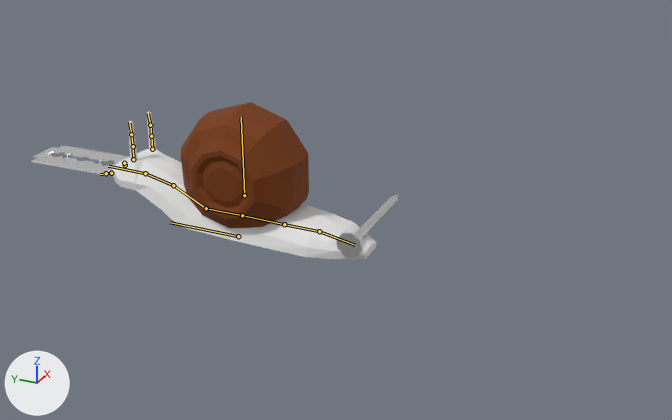
An edit to the FBX model Assets/Models/slimak.fbx, drawn before and after from the same camera.
Camera for both pictures: a camera (50 mm lens) standing at (-20.12, -11.4, 11.24) and looking at (0.26, -2.23, 1.04). Lighting does not change. The marker at lower left points along +X, +Y and +Z. The first picture is the older version. The bones that change, and the others that lie on the model, are drawn over the model as lines.

Names of what the first picture shows: 'Body', 'Cylinder', 'Razor', 'Shell'.
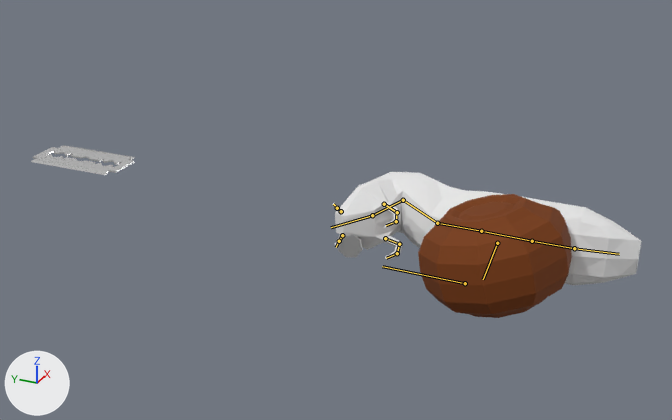
The newer file adds an action. The first version stands in its rest pose; the second is drawn at frame 7 of the action 'Death'.

Patch to the scene script:
```diff
--- a/Assets/Models/slimak.fbx.py
+++ b/Assets/Models/slimak.fbx.py
@@ bone_root @@
 bone_root = bpy.data.objects['Armature'].pose.bones['Root']
-bone_root.location = (0.0, 0.0, 0.0)
+bone_root.location = (0.0, -6.54, 0.0)
@@ bone_neck_001 @@
 bone_neck_001 = bpy.data.objects['Armature'].pose.bones['Neck.001']  # child of 'Root'
-bone_neck_001.location = (0.0, 0.0, 0.0)
-bone_neck_001.rotation_quaternion = (1.0, 0.0, 0.0, 0.0)  # degrees (0, 0, 0)
+bone_neck_001.location = (0.61, 0.25, 0.49)
+bone_neck_001.rotation_quaternion = (0.745, -0.139, -0.65, -0.045)  # degrees (-52, -79, 37)
@@ bone_neck_002 @@
 bone_neck_002 = bpy.data.objects['Armature'].pose.bones['Neck.002']  # child of 'Neck.001'
-bone_neck_002.rotation_quaternion = (1.0, 0.0, 0.0, 0.0)  # degrees (0, 0, 0)
+bone_neck_002.rotation_quaternion = (0.735, 0.582, -0.035, 0.346)  # degrees (69, -27, 32)
@@ bone_head @@
 bone_head = bpy.data.objects['Armature'].pose.bones['Head']  # child of 'Neck.002'
-bone_head.rotation_quaternion = (1.0, 0.0, 0.0, 0.0)  # degrees (0, 0, 0)
+bone_head.rotation_quaternion = (0.976, 0.171, -0.05, -0.125)  # degrees (20, -3, -15)
@@ bone_antenna_l_001 @@
 bone_antenna_l_001 = bpy.data.objects['Armature'].pose.bones['Antenna_L.001']  # child of 'Head'
-bone_antenna_l_001.rotation_quaternion = (1.0, 0.0, 0.0, 0.0)  # degrees (0, 0, 0)
+bone_antenna_l_001.rotation_quaternion = (0.899, 0.208, 0.307, 0.235)  # degrees (35, 27, 38)
@@ bone_antenna_l_002 @@
 bone_antenna_l_002 = bpy.data.objects['Armature'].pose.bones['Antenna_L.002']  # child of 'Antenna_L.001'
-bone_antenna_l_002.rotation_quaternion = (1.0, 0.0, 0.0, 0.0)  # degrees (0, 0, 0)
+bone_antenna_l_002.rotation_quaternion = (0.792, -0.564, 0.005, -0.235)  # degrees (-68, -15, -23)
@@ bone_antenna_l_003 @@
 bone_antenna_l_003 = bpy.data.objects['Armature'].pose.bones['Antenna_L.003']  # child of 'Antenna_L.002'
-bone_antenna_l_003.rotation_quaternion = (1.0, 0.0, 0.0, 0.0)  # degrees (0, 0, 0)
+bone_antenna_l_003.rotation_quaternion = (0.956, -0.239, 0.016, -0.169)  # degrees (-28, -3, -19)
@@ bone_antenna_r_001 @@
 bone_antenna_r_001 = bpy.data.objects['Armature'].pose.bones['Antenna_R.001']  # child of 'Head'
-bone_antenna_r_001.rotation_quaternion = (1.0, 0.0, 0.0, 0.0)  # degrees (0, 0, 0)
+bone_antenna_r_001.rotation_quaternion = (0.91, 0.127, 0.284, 0.274)  # degrees (26, 27, 40)
@@ bone_antenna_r_002 @@
 bone_antenna_r_002 = bpy.data.objects['Armature'].pose.bones['Antenna_R.002']  # child of 'Antenna_R.001'
-bone_antenna_r_002.rotation_quaternion = (1.0, 0.0, 0.0, 0.0)  # degrees (0, 0, 0)
+bone_antenna_r_002.rotation_quaternion = (0.869, -0.43, -0.009, -0.245)  # degrees (-50, -13, -25)
@@ bone_antenna_r_003 @@
 bone_antenna_r_003 = bpy.data.objects['Armature'].pose.bones['Antenna_R.003']  # child of 'Antenna_R.002'
-bone_antenna_r_003.rotation_quaternion = (1.0, 0.0, 0.0, 0.0)  # degrees (0, 0, 0)
+bone_antenna_r_003.rotation_quaternion = (0.934, -0.303, 0.004, -0.192)  # degrees (-35, -6, -21)
@@ bone_body_001 @@
 bone_body_001 = bpy.data.objects['Armature'].pose.bones['Body.001']  # child of 'Root'
-bone_body_001.location = (0.0, 0.0, 0.0)
-bone_body_001.rotation_quaternion = (1.0, 0.0, 0.0, 0.0)  # degrees (0, 0, 0)
+bone_body_001.location = (-0.61, 0.0, 0.55)
+bone_body_001.rotation_quaternion = (0.742, 0.0, 0.671, 0.0)  # degrees (0, 84, 0)
@@ bone_body_002 @@
 bone_body_002 = bpy.data.objects['Armature'].pose.bones['Body.002']  # child of 'Body.001'
-bone_body_002.rotation_quaternion = (1.0, 0.0, 0.0, 0.0)  # degrees (0, 0, 0)
+bone_body_002.rotation_quaternion = (1.0, -0.015, 0.0, 0.0)  # degrees (-2, 0, 0)
@@ bone_tail @@
 bone_tail = bpy.data.objects['Armature'].pose.bones['Tail']  # child of 'Body.003'
-bone_tail.rotation_quaternion = (1.0, 0.0, 0.0, 0.0)  # degrees (0, 0, 0)
+bone_tail.rotation_quaternion = (1.0, 0.019, 0.0, 0.0)  # degrees (2, 0, 0)
@@ bone_shell @@
 bone_shell = bpy.data.objects['Armature'].pose.bones['Shell']  # child of 'Root'
-bone_shell.location = (0.0, 0.0, 0.0)
-bone_shell.rotation_quaternion = (1.0, 0.0, 0.0, 0.0)  # degrees (0, 0, 0)
+bone_shell.location = (0.01, 0.01, 0.48)
+bone_shell.rotation_quaternion = (0.719, -0.052, 0.141, 0.678)  # degrees (7, 16, 88)
```

Where the change shows, as pixel boxes (x1, y1, x2, y2) in the pictures (672 x 420 px):
'Shell', posed (20% wider): before (181, 102, 309, 228); after (418, 194, 572, 318)
'Body', posed (12% wider, 23% shorter): before (100, 112, 377, 259); after (332, 172, 642, 285)
bone 'Root', root to tip: before (238, 236) to (170, 222); after (465, 283) to (382, 266)
bone 'Neck.001', root to tip: before (206, 208) to (173, 185); after (437, 223) to (403, 200)
bone 'Neck.002', root to tip: before (173, 185) to (145, 173); after (403, 200) to (372, 215)
bone 'Head', root to tip: before (145, 173) to (108, 166); after (372, 215) to (331, 227)
bone 'Antenna_L.001', root to tip: before (133, 159) to (133, 146); after (385, 238) to (399, 244)
bone 'Antenna_L.002', root to tip: before (133, 146) to (131, 134); after (399, 244) to (397, 253)
bone 'Antenna_L.003', root to tip: before (131, 134) to (129, 122); after (397, 253) to (386, 258)
bone 'Antenna_R.001', root to tip: before (152, 149) to (151, 136); after (384, 204) to (397, 212)
bone 'Antenna_R.002', root to tip: before (151, 136) to (150, 125); after (397, 212) to (396, 221)
bone 'Antenna_R.003', root to tip: before (150, 125) to (148, 113); after (396, 221) to (386, 225)
bone 'Body.001', root to tip: before (206, 208) to (242, 215); after (437, 223) to (481, 231)
bone 'Body.002', root to tip: before (242, 215) to (284, 224); after (481, 231) to (532, 241)
bone 'Tail', root to tip: before (319, 231) to (355, 245); after (574, 248) to (619, 254)
bone 'Shell', root to tip: before (244, 195) to (241, 117); after (497, 243) to (483, 279)
